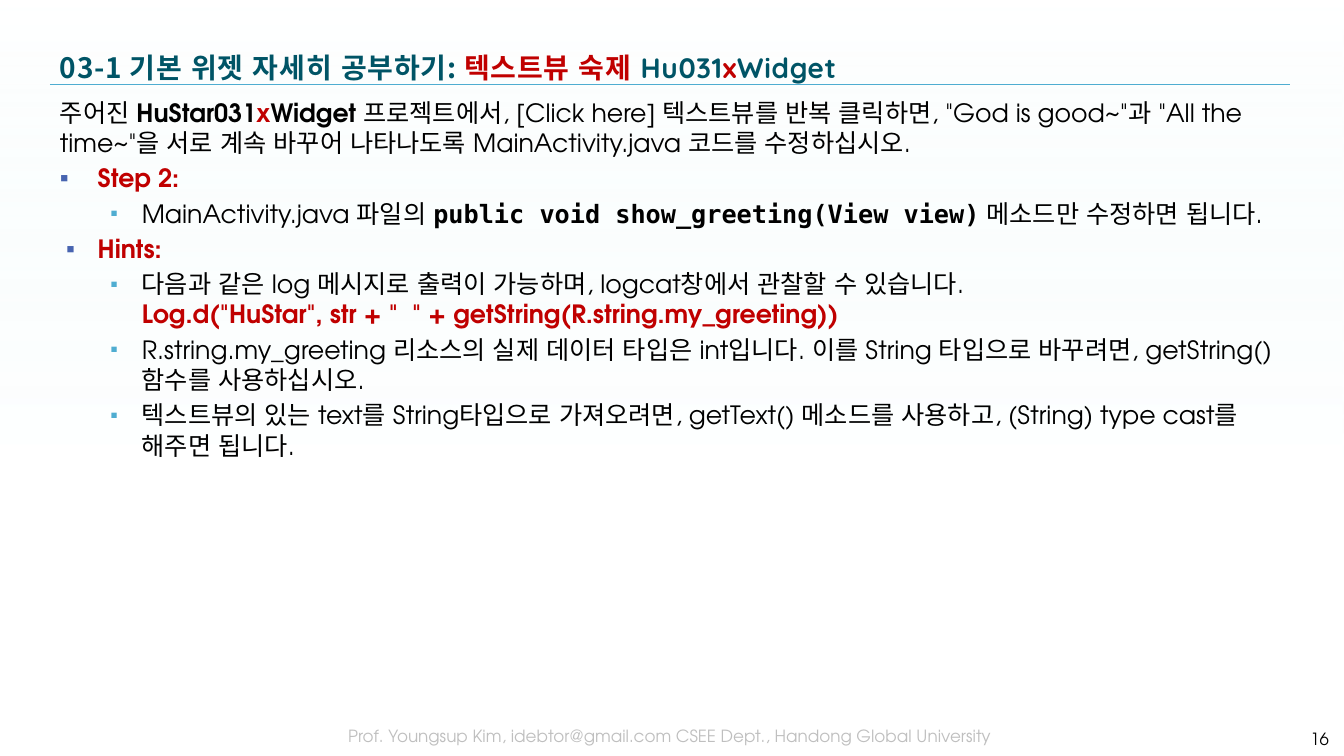
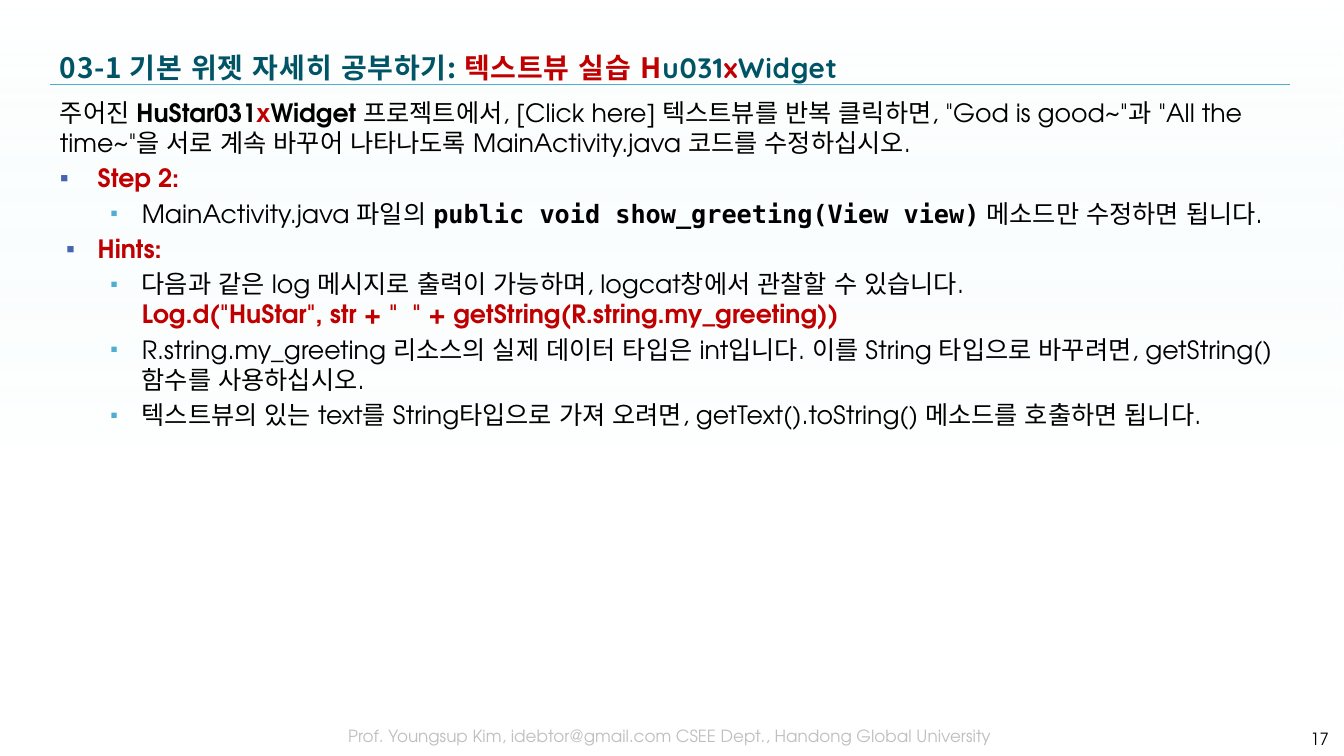
Before and after one commit to tae7841/HuStarAS, a slide deck: slide 17 of ppts/03Widget.pptx (slide 16 before the commit). Drawn at 1344x756 pixels with LibreOffice and Linux fonts; fonts in the diff are those of the drawing; background and template pictures are left out. Boxes give left, top, right and bottom in pixels: in the first picture for what was removed or moved away, otherwise in the second. Text is boxed around its words. In the diff, an @@ line names an element or a change of style, - is before the commit and + after.

```diff
--- a/ppts/03Widget.pptx
+++ b/ppts/03Widget.pptx
@@ title at <box>60,54,838,85</box>: text changed @@
-03-1 기본 위젯 자세히 공부하기: 텍스트뷰 숙제 Hu031xWidget
+03-1 기본 위젯 자세히 공부하기: 텍스트뷰 실습 Hu031xWidget
@@ text at <box>142,403,1202,430</box>: text changed @@
-  ▪ 텍스트뷰의 있는 text를 String타입으로 가져오려면, getText() 메소드를 사용하고, (String) type cast를 해주면 됩니다.
+  ▪ 텍스트뷰의 있는 text를 String타입으로 가져 오려면, getText().toString() 메소드를 호출하면 됩니다.
@@ page number at <box>1310,732,1329,745</box>: text changed @@
-16
+17
```
Also in this commit, not shown: 11 other slides changed, 7 slides added, 3 slides removed, 34 other files.
